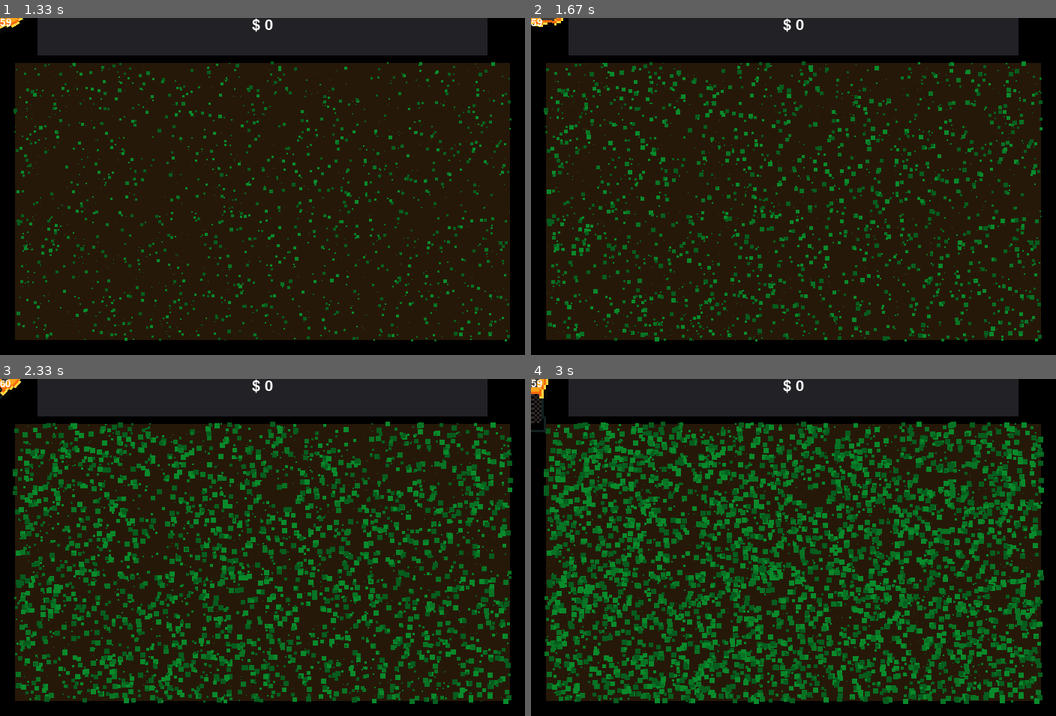
Above: before the commit, frames 1-4 (two rows, left to right).
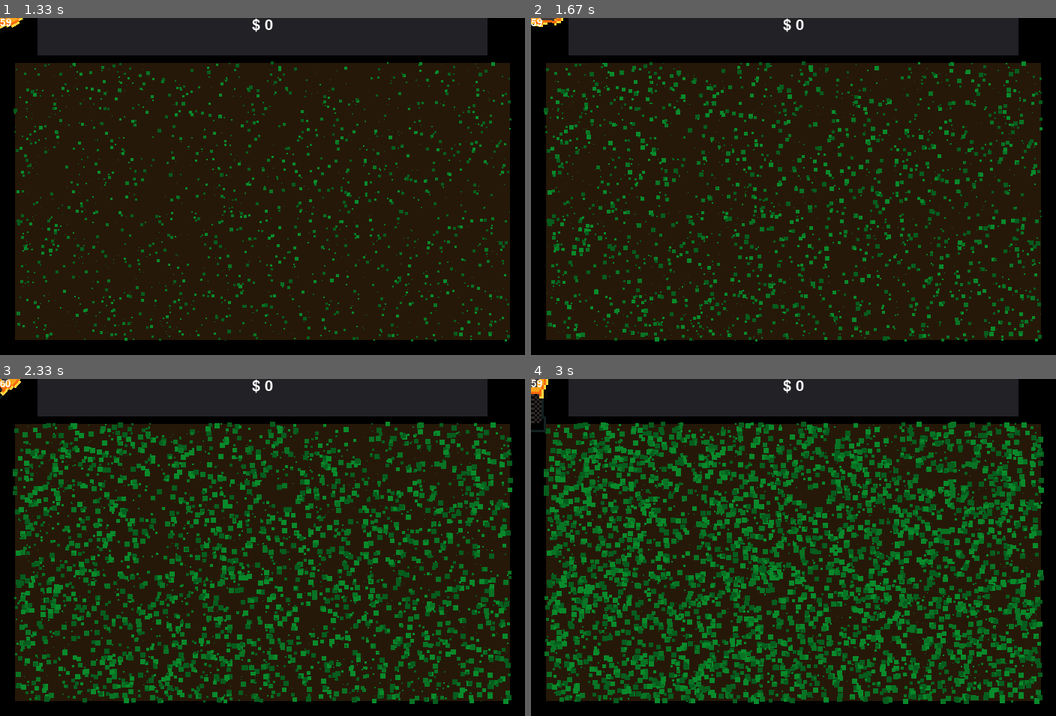
Above: after the commit, the same moments.

Repository: Acaippa/pygame-lawnmower
Game: pygame game, started from ver 0.2/main.py
Two runs of this game, one before a commit and one after it. Both use one fixed random seed, a clock stepped at 60 frames per second and the inputs below.
Inputs:
- Up to frame 1 (1.33 s): hold Right 0.33-0.8 s; hold Up 0.83-1.13 s; hold Right from 1.17 s (still down)
- Up to frame 2 (1.67 s): release Right at 1.63 s
- Up to frame 3 (2.33 s): hold Left 1.67-2.2 s; hold Down from 2.23 s (still down)
- Up to frame 4 (3 s): release Down at 2.53 s; hold Left 2.57-2.97 s

Frame 1 is identical in both runs. In frame 2, 0.3% of the frame differs, in the area x 3-97%, y 16-96%; in frame 3, 0.3%; in frame 4, 0.2%.

Commit message:
Moved grass blit calculation so it only runs when growing.

Diff:
--- a/ver 0.2/modules/grass.py
+++ b/ver 0.2/modules/grass.py
@@ -28,17 +28,20 @@
 
 		self.rect = self.image.get_rect(center = self.pos)
 
+		self.blit_pos = (self.pos[0] - self.image.get_width() // 2, self.pos[1] - self.image.get_height() // 2)
+
 	def update(self, dt):
 		self.delta_time = dt
 
 		# Only run when growing to save on resources.
 		if self.grow_bool:
+			self.blit_pos = (self.pos[0] - self.image.get_width() // 2, self.pos[1] - self.image.get_height() // 2)
 			self.grow()
 
 		self.draw()
 
 	def draw(self):
-		self.display_surface.blit(self.image, (self.pos[0] - self.image.get_width() // 2, self.pos[1] - self.image.get_height() // 2))
+		self.display_surface.blit(self.image, self.blit_pos)
 
 	def grow(self): # Make the grass bigger and update mask.
 		if self.size < GRASS_SIZE:
